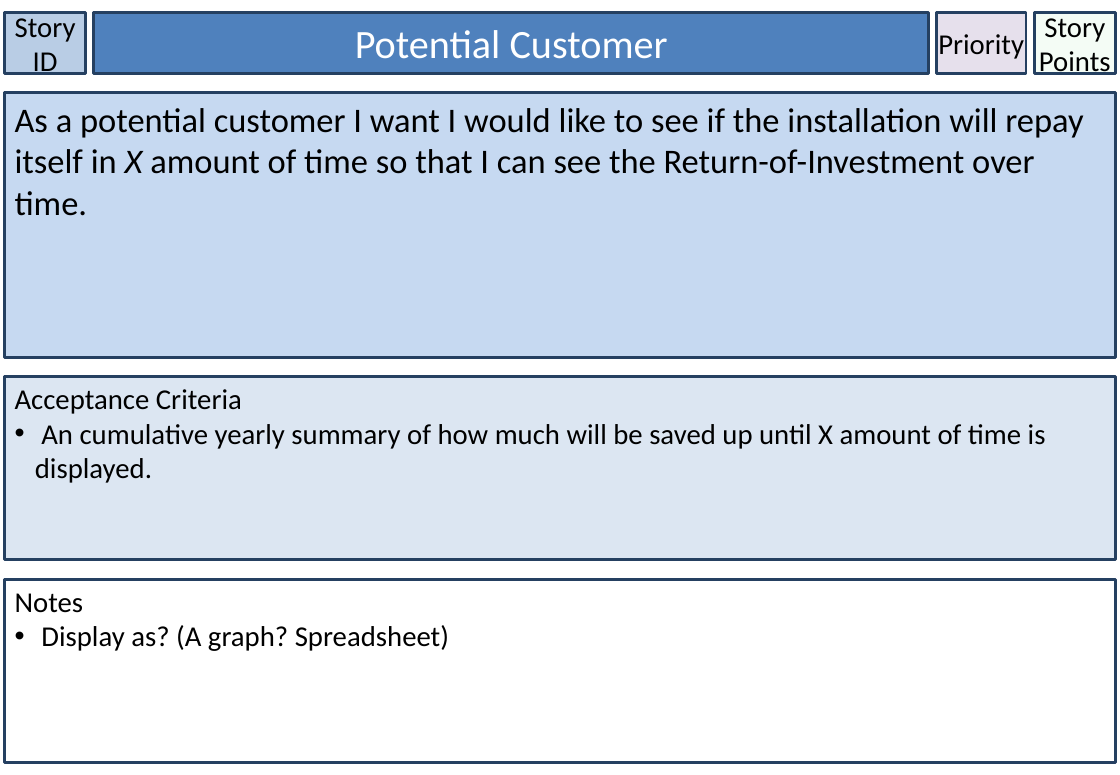
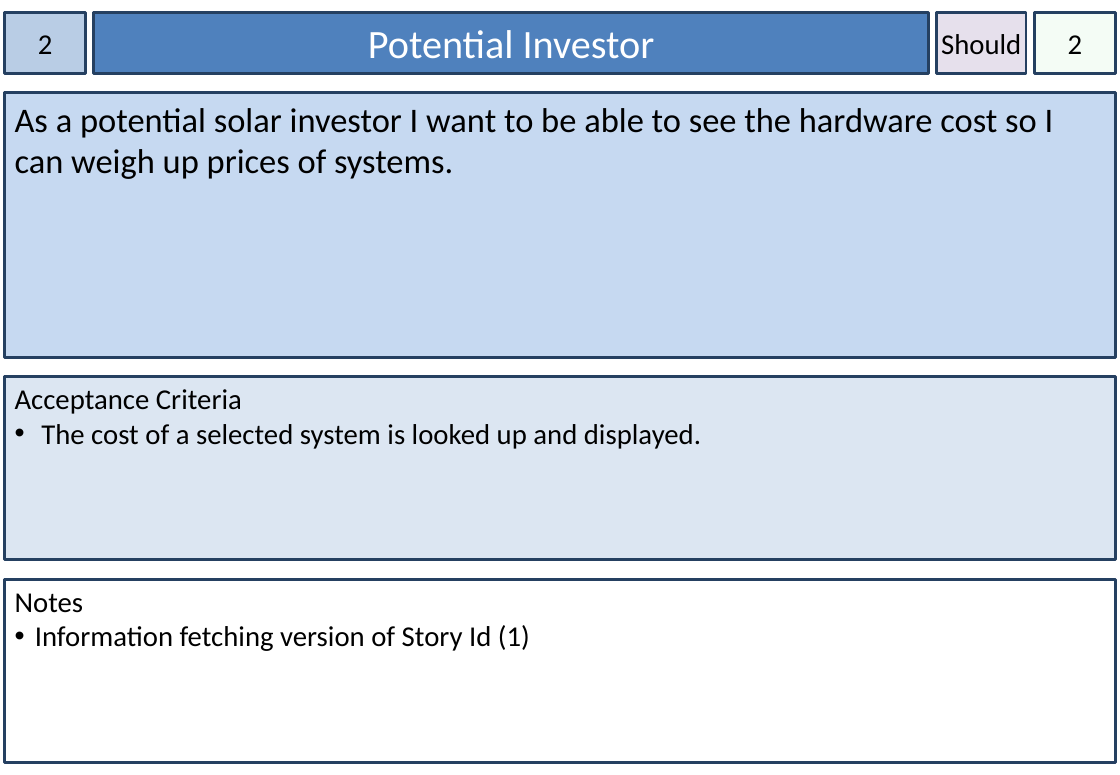
Before and after one commit to dkartaschew/anonymous-solarenergy, a slide deck: slide 2 of Documentation/User Stories.pptx (slide 3 before the commit). Drawn at 1120x775 pixels with LibreOffice and Linux fonts; fonts in the diff are those of the drawing. Boxes give left, top, right and bottom in pixels: in the first picture for what was removed or moved away, otherwise in the second. Text is boxed around its words. In the diff, an @@ line names an element or a change of style, - is before the commit and + after.

Commit message:
We currently have 33 User Stories complete with priority and story point information. For use by Luke to complete the technology grid.

```diff
--- a/Documentation/User Stories.pptx
+++ b/Documentation/User Stories.pptx
@@ text in rectangle at <box>38,35,53,54</box>: text changed @@
-Story ID
+2
@@ text in rectangle at <box>368,30,655,59</box>: text changed @@
-Potential Customer
+Potential Investor
@@ text in rectangle at <box>941,34,1021,55</box>: text changed @@
-Priority
+Should
@@ text in rectangle at <box>1068,35,1083,54</box>: text changed @@
-Story Points
+2
@@ text in rectangle at <box>15,108,1054,179</box>: text changed @@
-As a potential customer I want I would like to see if the installation will repay itself in X amount of time so that I can see the Return-of-Investment over time.
+As a potential solar investor I want to be able to see the hardware cost so I can weigh up prices of systems.
@@ text in rectangle at <box>41,424,701,449</box>: text changed @@
-• An cumulative yearly summary of how much will be saved up until X amount of time is displayed.
+• The cost of a selected system is looked up and displayed.
@@ text in rectangle at <box>35,625,530,651</box>: text changed @@
-• Display as? (A graph? Spreadsheet)
+• Information fetching version of Story Id (1)
```
Also in this commit, not shown: 32 other slides changed, 15 slides removed.
